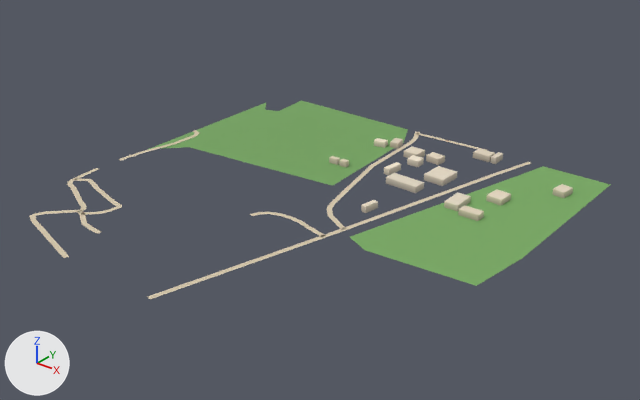
An edit to the glTF model public/assets/bengaluru-region-v1/tiles/t-19_-36-l1.glb, drawn before and after from the same camera.
The view is the same before and after, from a 50 mm camera at (-8680.0, -18440.0, 433.0) aimed at (-9238.0, -17741.0, 0.0). The axes (+X, +Y, +Z) are drawn at lower left. The lights are the same throughout. The first picture is the older version.

Objects in the first picture: 'building', 'ground'.
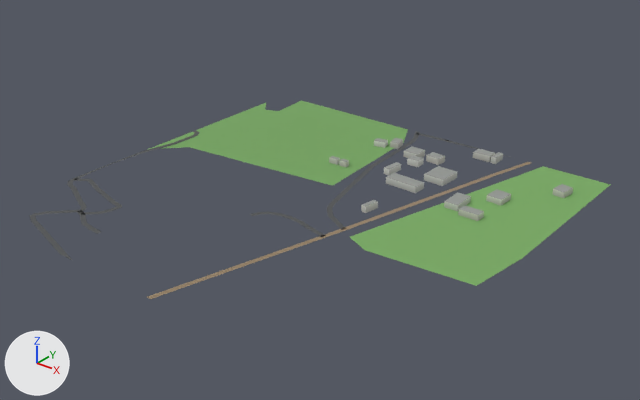
Location of each change, (x1, y1, x2, y2) in pixels of the pictures (640 x 400 px; the box of a moved part takes in the faces that stretch with it):
part 1 of me_building, recoloured
    both: (329, 138, 573, 219)
part 2 of me_ground, moved or reshaped
    before: (29, 130, 196, 258)
    after: (30, 130, 196, 260)
part 3 of me_ground, reshaped
    before: (148, 235, 325, 299)
    after: (147, 236, 325, 299)
part 4 of me_ground, moved or reshaped
    before: (415, 132, 531, 175)
    after: (415, 131, 531, 175)
part 5 of me_ground, recoloured
    both: (30, 130, 496, 281)

What changed in the scene script:
```text
Change me_building:
    used by ob_building; location = (-9500.0, -18000.0, 0.0)
    remove me_building.from_pydata(...)  # 140 vertices, 175 faces; spans x 206.0..475.0, y 264.0..490.0, z 0.0..8.0
    add me_building.from_pydata(...)  # 140 vertices, 210 faces; spans x 206.0..475.0, y 264.0..490.0, z 0.0..8.0
    me_building part 1: 175 kept faces spanning x 206.0..475.0, y 264.0..490.0, z 0.0..8.0 get new vertex colours
    edits to the shape of me_building do not show in these pictures
Change me_ground:
    used by ob_ground; location = (-9500.0, -18000.0, 0.0)
    verts and faces of me_ground; kept vertices keep their numbers, new ones are numbered from 364
    before: 212 (266.0, 1.0, 1.0) at pixel (146, 296), 213 (272.0, -1.0, 1.0) at pixel (149, 299), 214 (276.0, 39.0, 1.0) at pixel (185, 283), 215 (282.0, 38.0, 1.0) at pixel (188, 285), 216 (286.0, 78.0, 1.0) at pixel (222, 270)
    before: 217 (292.0, 76.0, 1.0) at pixel (225, 272), 218 (297.0, 116.0, 1.0) at pixel (257, 258), 219 (302.0, 115.0, 1.0) at pixel (260, 260), 220 (307.0, 155.0, 1.0) at pixel (290, 246), 221 (313.0, 153.0, 1.0) at pixel (293, 248)
    remove me_ground.from_pydata(...)  # 364 vertices, 416 faces; spans x -3.0..500.0, y -3.0..503.0, z 1.0
    add me_ground.from_pydata(...)  # 374 vertices, 428 faces; spans x 0.0..500.0, y 0.0..500.0, z 1.0
    me_ground part 2
    10 vertices are removed from x -3.0..150.0, y -3.0..315.0, z 1.0
    14 faces are deleted
    6 vertices move from x 43.0..88.0, y 16.0..75.0, z 1.0 to x 43.0..93.0, y 14.0..74.0, z 1.0
    14 vertices are added at x 0.0..160.0, y 0.0..317.0, z 1.0
    20 new faces join them
    me_ground part 3
    add delete_vertices([212, 213])  # with the faces that use them
    add verts[215] = (286.0, 51.0, 1.0)  # moved, pixel (201, 281)
    add verts[214] = (280.0, 52.0, 1.0)  # moved, pixel (198, 278)
    add verts[217] = (295.0, 86.0, 1.0)  # moved, pixel (234, 269)
    add verts[216] = (289.0, 88.0, 1.0)  # moved, pixel (231, 267)
    add verts[219] = (304.0, 121.0, 1.0)  # moved, pixel (266, 258)
    add verts[218] = (298.0, 123.0, 1.0)  # moved, pixel (262, 256)
    add verts[221] = (313.0, 156.0, 1.0)  # moved, pixel (296, 247)
    add verts[220] = (308.0, 158.0, 1.0)  # moved, pixel (293, 245)
    add verts[378] = (266.0, 0.0, 1.0)  # pixel (146, 297)
    add verts[379] = (272.0, 0.0, 1.0)  # pixel (150, 299)
    add verts[380] = (276.0, 16.0, 1.0)  # pixel (166, 293)
    add verts[381] = (271.0, 17.0, 1.0)  # pixel (163, 290)
    add faces += [(378, 379, 380), (378, 380, 381), (215, 381, 380), (214, 381, 215)]
    me_ground part 4
    8 vertices are removed from x 232.0..400.0, y 469.0..503.0, z 1.0
    9 faces are deleted
    3 vertices move from x 237.0..327.0, y 501.0..502.0, z 1.0 to x 231.0..327.0, y 500.0, z 1.0
    12 vertices are added at x 238.0..401.0, y 474.0..500.0, z 1.0
    13 new faces join them
    me_ground part 5: 154 kept faces spanning x 0.0..384.0, y 14.0..500.0, z 1.0 get new vertex colours; the middle colour goes from beige #d7c9ae to dark grey #535556
```
